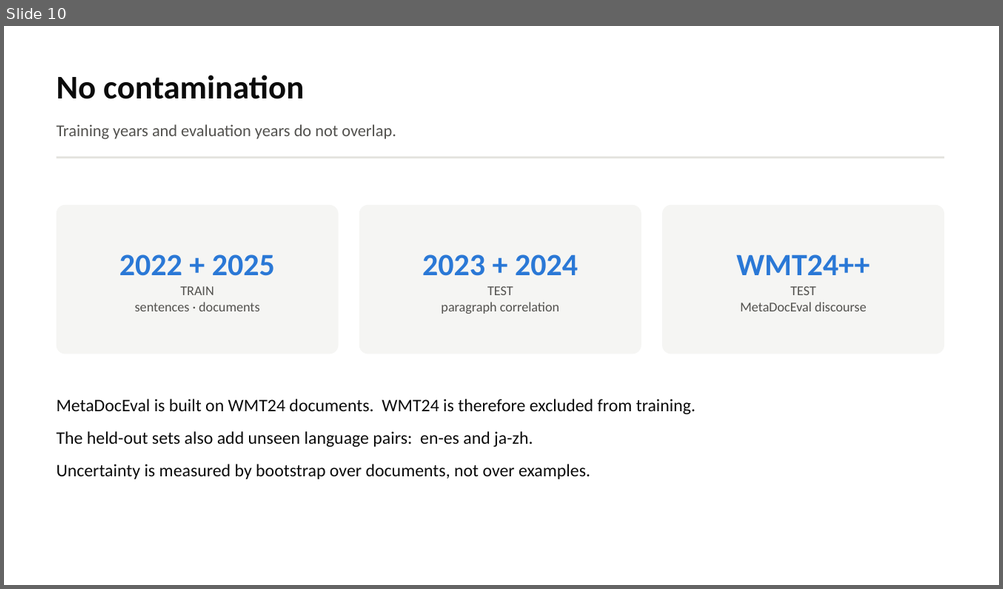
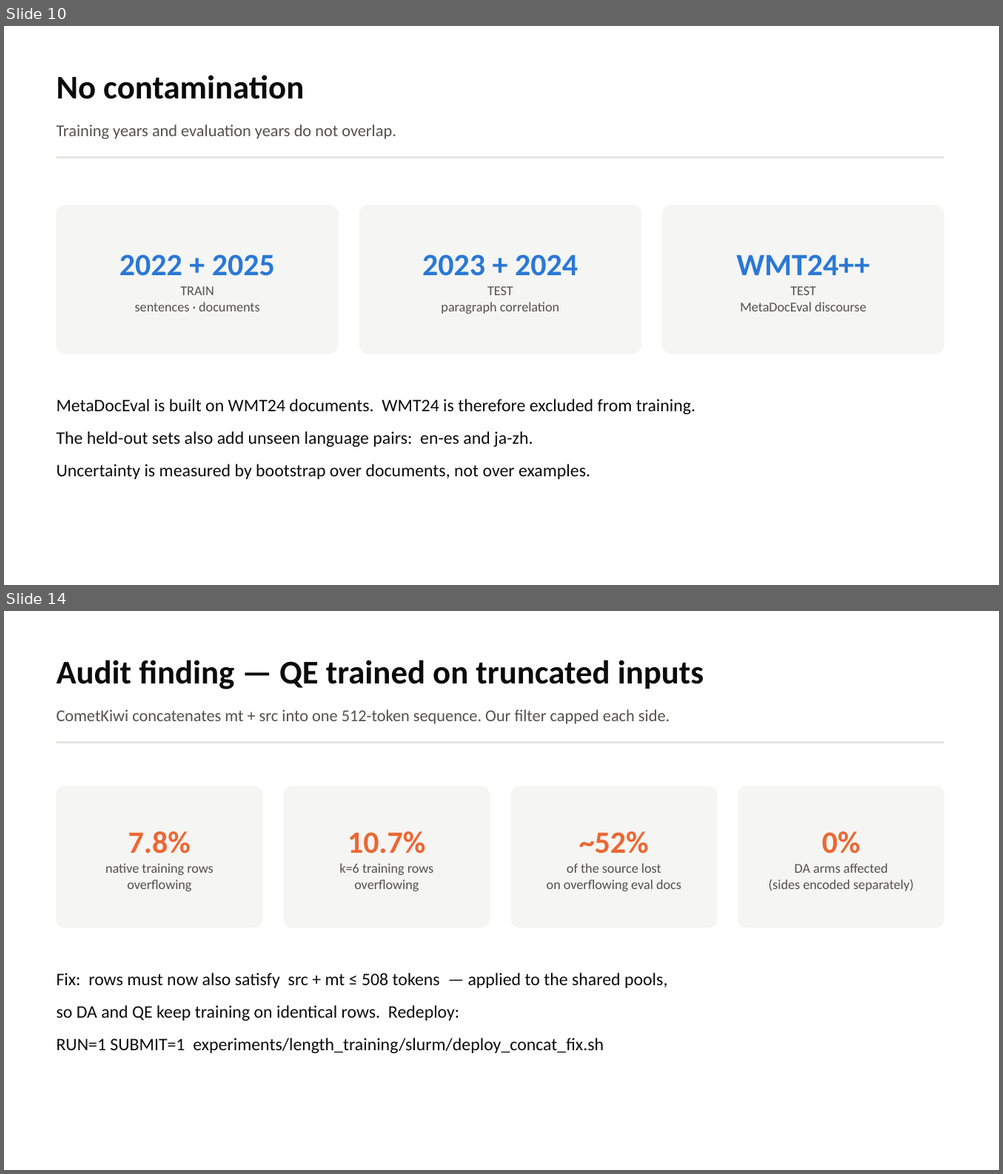
Before and after one commit to Jeerhz/FDTEM, a slide deck: docs/FDTEM_length_training_experiment.pptx. Shown one above the other, each under a label of ours: slide 10 before the commit, slides 10 and 14 after it; the slides between them are not shown. The pictures are 1003x589 and 1003x1174 pixels, drawn with LibreOffice and Linux fonts; fonts in the diff are those of the drawing. Boxes give left, top, right and bottom in pixels: in the first picture for what was removed or moved away, otherwise in the second. Text is boxed around its words. In the diff, an @@ line names an element or a change of style, - is before the commit and + after.

```diff
--- a/docs/FDTEM_length_training_experiment.pptx
+++ b/docs/FDTEM_length_training_experiment.pptx
@@ slide 14 added at [4,611,999,1170], background #FFFFFF @@
@@ text added at [57,660,703,689], 32 pt, text #0B0B0B, bold @@
+Audit finding — QE trained on truncated inputs
@@ text added at [57,709,669,724], 16 pt, text #52514E @@
+CometKiwi concatenates mt + src into one 512-token sequence. Our filter capped each side.
@@ rectangle added at [57,741,944,743], fill #E3E2DE @@
@@ rounded rectangle added at [57,786,263,928], fill #F5F5F3, 13 pt, text #52514E @@
+7.8%
+native training rows
+overflowing
@@ rounded rectangle added at [284,786,490,928], fill #F5F5F3, 13 pt, text #52514E @@
+10.7%
+k=6 training rows
+overflowing
@@ rounded rectangle added at [511,786,717,928], fill #F5F5F3, 13 pt, text #52514E @@
+~52%
+of the source lost
+on overflowing eval docs
@@ rounded rectangle added at [738,786,945,928], fill #F5F5F3, 13 pt, text #52514E @@
+0%
+DA arms affected
+(sides encoded separately)
@@ text added at [57,973,667,1054], 17 pt, text #0B0B0B @@
+Fix: rows must now also satisfy src + mt ≤ 508 tokens — applied to the shared pools,
+so DA and QE keep training on identical rows. Redeploy:
+RUN=1 SUBMIT=1 experiments/length_training/slurm/deploy_concat_fix.sh
```
Also in this commit, not shown: 2 slides changed, 4 other slides added, 1 slide removed, 29 other files.
